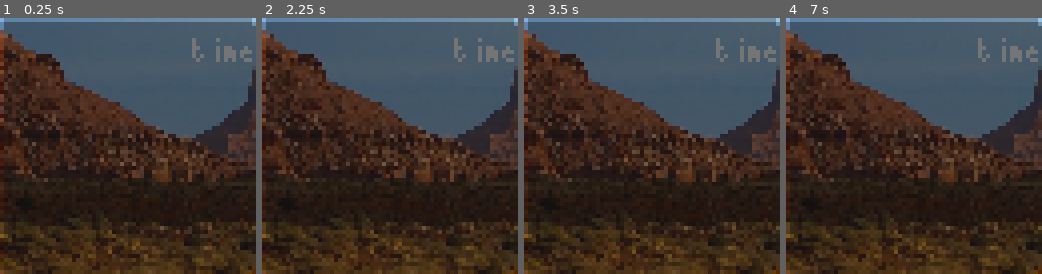
Above: before the commit, frames 1-4 (left to right).
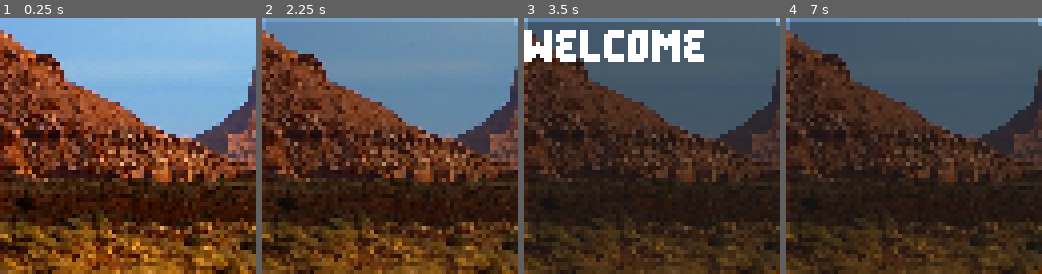
Above: after the commit, the same moments.

Repository: SnekOfSpice/lowrezjam-2025-2
Game: Godot game, scene res://main_menu.tscn
The game is run twice, just before and just after one commit, with the same random seed, the same clock (stepped at 60 frames per second) and the same inputs.
Inputs (mouse positions are in pixels of both pictures, inside the frame that each line leads up to):
- Up to frame 1 (0.25 s): no input
- Up to frame 2 (2.25 s): tap Enter at 0.5, 2 s; move the mouse to (446, 133) at 0.52 s; tap Space at 1.25 s; move the mouse to (338, 158) at 1.27 s; move the mouse to (415, 89) at 2.02 s
- Up to frame 3 (3.5 s): move the mouse to (639, 197) at 2.77 s
- Up to frame 4 (7 s): tap Space at 3.5, 5 s; move the mouse to (990, 184) at 3.52 s; tap Enter at 4.25 s; move the mouse to (837, 107) at 4.27 s; move the mouse to (926, 146) at 5.02 s; move the mouse to (875, 82) at 5.77 s; move the mouse to (970, 133) at 6.52 s

The runs differ from the first frame. In frame 1, 78% of the frame differs, in the area x 0-100%, y 0-100%; in frame 2, 61%; in frame 3, 6.1%; in frame 4, 0.7%.
Error before the commit: Parse Error: Identifier "LEVELS" not declared in the current scope. (res://main.gd:52)

Commit message:
just like a bunch of shit jdfhbgdf

Diff:
--- a/bgnoise.gdshader
+++ b/bgnoise.gdshader
@@ -1,35 +1,157 @@
 shader_type canvas_item;
+//https://godotshaders.com/shader/protean-clouds-2/
+#define iTime TIME
+#define fragColor COLOR
+#define iResolution 1.0/SCREEN_PIXEL_SIZE
 
-uniform float intensity : hint_range(0.0, 1.0, 0.01) = 0.0;
-uniform float intensity_floor : hint_range(0.0, 1.0, 0.01) = 0.0;
-uniform float intensity_ceil : hint_range(0.0, 1.0, 0.01) = 0.0;
-uniform float pulse_speed = 30.0;
-uniform sampler2D screen_texture : hint_screen_texture, repeat_disable, filter_nearest;
+uniform vec2 disp_ = vec2(0.5);
+uniform float speed : hint_range(0.0, 20.0, 0.1) = 3.0;
+uniform vec3 color1 = vec3(0.005,.045,.075);
+uniform vec3 color2 = vec3(0.033,0.07,0.03);
+// Protean clouds by nimitz (twitter: @stormoid)
+// https://www.shadertoy.com/view/3l23Rh
+// License Creative Commons Attribution-NonCommercial-ShareAlike 3.0 Unported License
+// Contact the author for other licensing options
 
-vec3 hash(vec3 p)
+/*
+	Technical details:
+
+	The main volume noise is generated from a deformed periodic grid, which can produce
+	a large range of noise-like patterns at very cheap evalutation cost. Allowing for multiple
+	fetches of volume gradient computation for improved lighting.
+
+	To further accelerate marching, since the volume is smooth, more than half the the density
+	information isn't used to rendering or shading but only as an underlying volume	distance to
+	determine dynamic step size, by carefully selecting an equation	(polynomial for speed) to
+	step as a function of overall density (not necessarily rendered) the visual results can be
+	the	same as a naive implementation with ~40% increase in rendering performance.
+
+	Since the dynamic marching step size is even less uniform due to steps not being rendered at all
+	the fog is evaluated as the difference of the fog integral at each rendered step.
+
+*/
+uniform mat3 m3 = mat3(vec3(0.65, 1.12, -1.43), vec3(-1.75, 0.65, -0.3), vec3(0.3, 1.4, 1.22));
+
+mat2 rot(in float a){float c = cos(a), s = sin(a);return mat2(vec2(c,s),vec2(-s,c));}
+float mag2(vec2 p){return dot(p,p);}
+float linstep(in float mn, in float mx, in float x){ return clamp((x - mn)/(mx - mn), 0., 1.); }
+
+
+
+vec2 disp(float t){ return vec2(sin(t*0.22)*1., cos(t*0.175)*1.)*2.; }
+
+vec2 map(vec3 p, float prm1, vec2 bsMo)
 {
-    p = vec3(dot(p, vec3(127.1, 311.7, 74.7)), dot(p, vec3(269.5,183.3,246.1)), dot(p, vec3(113.5, 271.9, 124.6)));
-    p = fract(sin(p) * 43758.5453123);
-    return p;
+    vec3 p2 = p;
+    p2.xy -= disp(p.z).xy;
+    p.xy *= rot(sin(p.z+iTime)*(0.1 + prm1*0.05) + iTime*0.09);
+    float cl = mag2(p2.xy);
+    float d = 0.;
+    p *= .61;
+    float z = 1.;
+    float trk = 1.;
+    float dspAmp = 0.1 + prm1*0.2;
+    for(int i = 0; i < 5; i++)
+    {
+		p += sin(p.zxy*0.75*trk + iTime*trk*.8)*dspAmp;
+        d -= abs(dot(cos(p), sin(p.yzx))*z);
+        z *= 0.57;
+        trk *= 1.4;
+        p = p*m3;
+    }
+    d = abs(d + prm1*3.)+ prm1*.3 - 2.5 + bsMo.y;
+    return vec2(d + cl*.2 + 0.25, cl);
 }
 
-float pulse(float offset) {
-	return clamp((sin(TIME * pulse_speed) + 1.0 + offset) / 2.0, 0.0, 1.0);
+vec4 render( in vec3 ro, in vec3 rd, float time, float prm1, vec2 bsMo )
+{
+	vec4 rez = vec4(0.);
+    const float ldst = 8.;
+	vec3 lpos = vec3(disp(time + ldst)*0.5, time + ldst);
+	float t = 1.5;
+	float fogT = 0.;
+	for(int i=0; i<130; i++)
+	{
+		if(rez.a > 0.99)break;
+
+		vec3 pos = ro + t*rd;
+        vec2 mpv = map(pos, prm1, bsMo);
+		float den = clamp(mpv.x-0.3,0.,1.)*1.12;
+		float dn = clamp((mpv.x + 2.),0.,3.);
+
+		vec4 col = vec4(0.);
+        if (mpv.x > 0.6)
+        {
+
+            col = vec4(sin(vec3(5.,0.4,0.2) + mpv.y*0.1 +sin(pos.z*0.4)*0.5 + 1.8)*0.5 + 0.5,0.08);
+            col *= den*den*den;
+			col.rgb *= linstep(4.,-2.5, mpv.x)*2.3;
+            float dif =  clamp((den - map(pos+.8, prm1, bsMo).x)/9., 0.001, 1. );
+            dif += clamp((den - map(pos+.35, prm1, bsMo).x)/2.5, 0.001, 1. );
+            col.xyz *= den*(color1 + 1.5*color2*dif);
+        }
+
+		float fogC = exp(t*0.2 - 2.2);
+		col.rgba += vec4(0.06,0.11,0.11, 0.1)*clamp(fogC-fogT, 0., 1.);
+		fogT = fogC;
+		rez = rez + col*(1. - rez.a);
+		t += clamp(0.5 - dn*dn*.05, 0.09, 0.3);
+	}
+	return clamp(rez, 0.0, 1.0);
 }
 
-void fragment() {
-	vec3 base_color = texture(screen_texture, UV).rgb;
-	vec3 base_noise_color = hash(base_color);
-
-	vec3 clamped_color = mix(base_color, base_noise_color, clamp(intensity * pulse(intensity_floor), intensity_floor, intensity_ceil));
-	//clamped_color = hash(clamped_color);
-	//base_noise_color = mix(base_color, clamped_color, clamp(intensity * pulse(0.0), intensity_floor, intensity_ceil));
-	//base_noise_color = hash(base_noise_color);
-
-	COLOR.rgb = clamped_color;
+float getsat(vec3 c)
+{
+    float mi = min(min(c.x, c.y), c.z);
+    float ma = max(max(c.x, c.y), c.z);
+    return (ma - mi)/(ma+ 1e-7);
 }
 
-//void light() {
-//	// Called for every pixel for every light affecting the CanvasItem.
-//	// Uncomment to replace the default light processing function with this one.
-//}
+//from my "Will it blend" shader (https://www.shadertoy.com/view/lsdGzN)
+vec3 iLerp(in vec3 a, in vec3 b, in float x)
+{
+    vec3 ic = mix(a, b, x) + vec3(1e-6,0.,0.);
+    float sd = abs(getsat(ic) - mix(getsat(a), getsat(b), x));
+    vec3 dir = normalize(vec3(2.*ic.x - ic.y - ic.z, 2.*ic.y - ic.x - ic.z, 2.*ic.z - ic.y - ic.x));
+    float lgt = dot(vec3(1.0), ic);
+    float ff = dot(dir, normalize(ic));
+    ic += 1.5*dir*sd*ff*lgt;
+    return clamp(ic,0.,1.);
+}
+
+void fragment()
+{
+	float prm1 = 0.;
+	vec2 bsMo = vec2(0);
+	vec2 q = SCREEN_UV;
+    vec2 p = q - 0.5;
+    bsMo = q - disp_;
+
+    float time = iTime*speed;
+    vec3 ro = vec3(0,0,time);
+
+    ro += vec3(sin(iTime)*0.5,sin(iTime*1.)*0.,0);
+
+    float dspAmp = .85;
+    ro.xy += disp(ro.z)*dspAmp;
+    float tgtDst = 3.5;
+
+    vec3 target = normalize(ro - vec3(disp(time + tgtDst)*dspAmp, time + tgtDst));
+    ro.x -= bsMo.x*2.;
+    vec3 rightdir = normalize(cross(target, vec3(0,1,0)));
+    vec3 updir = normalize(cross(rightdir, target));
+    rightdir = normalize(cross(updir, target));
+	vec3 rd=normalize((p.x*rightdir + p.y*updir)*1. - target);
+    rd.xy *= rot(-disp(time + 3.5).x*0.2 + bsMo.x);
+    prm1 = smoothstep(-0.4, 0.4,sin(iTime*0.3));
+	vec4 scn = render(ro, rd, time, prm1, bsMo);
+
+    vec3 col = scn.rgb;
+    col = iLerp(col.bgr, col.rgb, clamp(1.-prm1,0.05,1.));
+
+    col = pow(col, vec3(.55,0.65,0.6))*vec3(1.,.97,.9);
+
+    col *= pow( 16.0*q.x*q.y*(1.0-q.x)*(1.0-q.y), 0.12)*0.7+0.3; //Vign
+
+	fragColor = vec4( col, fragColor.a );
+}
--- /dev/null
+++ b/default_bus_layout.tres
@@ -0,0 +1,15 @@
+[gd_resource type="AudioBusLayout" format=3 uid="uid://bdsfq3w0gjnpe"]
+
+[resource]
+bus/1/name = &"Music"
+bus/1/solo = false
+bus/1/mute = false
+bus/1/bypass_fx = false
+bus/1/volume_db = 0.0
+bus/1/send = &"Master"
+bus/2/name = &"SFX"
+bus/2/solo = false
+bus/2/mute = false
+bus/2/bypass_fx = false
+bus/2/volume_db = 0.0
+bus/2/send = &"Master"
--- a/game/autoload/sound.gd
+++ b/game/autoload/sound.gd
@@ -1,17 +1,24 @@
 extends Node
 
 func _ready() -> void:
+	# order matters
+	set_noise(0)
 	set_fx_ratio(0)
-	set_noise(false)
+	set_muted(false)
 
 func set_fx_ratio(ratio:float):
+	$BGMNoFX.volume_linear = 1.0 - ratio
 	$BGMFX.volume_linear = ratio
-	$BGMNoFX.volume_linear = 1.0 - ratio
+	$Noise.volume_linear = 0
 
-func set_noise(enabled:bool):
-	$BGMFX.stream_paused = enabled
-	$BGMNoFX.stream_paused = enabled
-	$Noise.stream_paused = not enabled
+func set_noise(ratio:float):
+	$BGMNoFX.volume_linear = 0
+	$BGMFX.volume_linear = 1.0 - ratio
+	$Noise.volume_linear = ratio
+
+func set_muted(muted:bool):
+	var music_bus_index := AudioServer.get_bus_index("Music")
+	AudioServer.set_bus_volume_linear(music_bus_index, 0 if muted else 1)
 
 func play_sfx(file_name:String):
 	var path := str("res://game/sound/sfx/", file_name, ".ogg")
@@ -24,3 +31,4 @@
 	player.play()
 	player.pitch_scale = randf_range(0.57, (1.0 / 0.75))
 	player.finished.connect(player.queue_free)
+	player.bus = "SFX"
--- a/game/autoload/sound.tscn
+++ b/game/autoload/sound.tscn
@@ -3,7 +3,7 @@
 [ext_resource type="Script" uid="uid://cxbndtxceyyiu" path="res://game/autoload/sound.gd" id="1_fknwr"]
 [ext_resource type="AudioStream" uid="uid://brflu5rtiea77" path="res://game/sound/music/Low rez game jam v3 Final No FX.ogg" id="2_5tt2k"]
 [ext_resource type="AudioStream" uid="uid://d3mxsnutfoamp" path="res://game/sound/music/Low rez game jam v3 fx 2025-08-16 0019.ogg" id="3_pic72"]
-[ext_resource type="AudioStream" uid="uid://c6p2ku6nudgq6" path="res://game/sound/music/noise1.ogg" id="4_ugqv7"]
+[ext_resource type="AudioStream" uid="uid://dchs3c2e1larv" path="res://game/sound/music/Noise 2.ogg" id="4_5tt2k"]
 
 [node name="Sound" type="Node"]
 script = ExtResource("1_fknwr")
@@ -17,5 +17,5 @@
 autoplay = true
 
 [node name="Noise" type="AudioStreamPlayer" parent="."]
-stream = ExtResource("4_ugqv7")
+stream = ExtResource("4_5tt2k")
 autoplay = true
--- a/main.gd
+++ b/main.gd
@@ -1,4 +1,6 @@
 extends Node2D
+
+
 
 # optional array of lines to show at the start of the level
 const LORE := {
@@ -17,6 +19,11 @@
 
 ## used for dev purposes
 @export var skip_notifications := false
+@export_group("Story BGM progression")
+@export var fx_start_level : int
+@export var fx_end_level : int
+@export var noise_start_level : int
+@export var noise_end_level : int
 
 var level : String
 var level_counter := 0
@@ -46,19 +53,40 @@
 		GameMode.Mode.TimeAttack:
 			welcome_messages = ["time attack"]
 			level_counter = randi_range(0, GameMode.highest_unlocked_level)
+	set_background(level_counter)
 	notify(welcome_messages, 2, place_level.bind(level_counter))
 
+func set_background(index:int):
+	var level_name : String = GameMode.LEVELS[index]
+	$Background.texture = load("res://game/levels/%s/background.png" % level_name)
+
+	var noise_tex_path := "res://game/levels/%s/noise.png" % level_name
+	if ResourceLoader.exists(noise_tex_path):
+		$NoiseLayer.visible = true
+		%NoiseTex.texture = load(noise_tex_path)
+	else:
+		$NoiseLayer.visible = false
+
 func place_level(number:int):
-	if number >= LEVELS.size():
-		push_warning("Tried starting level %s but we only have %s levels" % [number, LEVELS.size()])
-		return
+	if number >= GameMode.LEVELS.size():
+		push_warning("Tried starting level %s but we only have %s levels" % [number, GameMode.LEVELS.size()])
+		return
+
+	if GameMode.mode == GameMode.Mode.Story:
+		var fx_ratio := float(number - fx_start_level + 1) / float(fx_end_level - fx_start_level + 1)
+		fx_ratio = clampf(fx_ratio, 0, 1)
+		Sound.set_fx_ratio(fx_ratio)
+		var noise_ratio := float(number - noise_start_level + 1) / float(noise_end_level - noise_start_level + 1)
+		noise_ratio = clampf(noise_ratio, 0, 1)
+		Sound.set_noise(noise_ratio)
+		Sound.set_muted(number >= GameMode.LEVELS.size() - 1)
 
 	for child in %LevelContainer.get_children():
 		child.queue_free()
 	for child in %Paint.get_children():
 		child.queue_free()
 
-	var level_name : String = LEVELS[number]
+	var level_name : String = GameMode.LEVELS[number]
 	var level_path := "res://game/levels/%s/%s.tscn" % [level_name, level_name]
 	var stencil : Stencil = load(level_path).instantiate()
 	%LevelContainer.add_child(stencil)
@@ -66,7 +94,7 @@
 	stencil.start_level.connect(on_stencil_start_level)
 	stencil.entered_pixel.connect(on_stencil_pixel_entered)
 
-	$Background.texture = load("res://game/levels/%s/background.png" % level_name)
+	set_background(number)
 
 	goal_pixels.clear()
 	pixel_tracker.clear()
@@ -219,7 +247,7 @@
 func start_next_level():
 	if GameMode.mode == GameMode.Mode.Story:
 		level_counter += 1
-		if level_counter >= LEVELS.size():
+		if level_counter >= GameMode.LEVELS.size():
 			notify(
 				["perhaps I should leave this place too"
 				]
--- a/main.tscn
+++ b/main.tscn
@@ -1,17 +1,19 @@
-[gd_scene load_steps=8 format=3 uid="uid://cc35ked1dq50k"]
+[gd_scene load_steps=9 format=3 uid="uid://cc35ked1dq50k"]
 
 [ext_resource type="Script" uid="uid://bwrth7h78aucm" path="res://main.gd" id="1_ig7tw"]
 [ext_resource type="Shader" uid="uid://b6t3ll4m4q4uk" path="res://game/src/stencil/stencils/track.gdshader" id="2_0xm2m"]
 [ext_resource type="Texture2D" uid="uid://hipo1eavkdlk" path="res://game/levels/utah/background.png" id="2_1bvp3"]
 [ext_resource type="Theme" uid="uid://bghv3g1d34qho" path="res://game/visuals/theme.tres" id="2_h2yge"]
+[ext_resource type="Texture2D" uid="uid://c3sxophcbretl" path="res://game/levels/dak ya rice fields/noise.png" id="4_7mycd"]
 [ext_resource type="Shader" uid="uid://dgcq6pbm68730" path="res://bgnoise.gdshader" id="5_lquwl"]
 
 [sub_resource type="ShaderMaterial" id="ShaderMaterial_7mycd"]
 shader = ExtResource("5_lquwl")
-shader_parameter/intensity = 0.61
-shader_parameter/intensity_floor = 0.19
-shader_parameter/intensity_ceil = 0.72
-shader_parameter/pulse_speed = 6.91
+shader_parameter/disp_ = Vector2(0.5, 0.5)
+shader_parameter/speed = 3.0
+shader_parameter/color1 = Vector3(0.005, 0.045, 0.075)
+shader_parameter/color2 = Vector3(0.033, 0.07, 0.03)
+shader_parameter/m3 = Basis(0.65, 1.12, -1.43, -1.75, 0.65, -0.3, 0.3, 1.4, 1.22)
 
 [sub_resource type="ShaderMaterial" id="ShaderMaterial_h2yge"]
 shader = ExtResource("2_0xm2m")
@@ -21,6 +23,10 @@
 
 [node name="Main" type="Node2D"]
 script = ExtResource("1_ig7tw")
+fx_start_level = 14
+fx_end_level = 16
+noise_start_level = 22
+noise_end_level = 23
 
 [node name="Background" type="Sprite2D" parent="."]
 texture = ExtResource("2_1bvp3")
@@ -31,15 +37,16 @@
 position = Vector2(32, 32)
 
 [node name="NoiseLayer" type="CanvasLayer" parent="."]
-visible = false
 
-[node name="ColorRect" type="ColorRect" parent="NoiseLayer"]
+[node name="NoiseTex" type="TextureRect" parent="NoiseLayer"]
+unique_name_in_owner = true
 material = SubResource("ShaderMaterial_7mycd")
 anchors_preset = 15
 anchor_right = 1.0
 anchor_bottom = 1.0
 grow_horizontal = 2
 grow_vertical = 2
+texture = ExtResource("4_7mycd")
 
 [node name="UILayer" type="CanvasLayer" parent="."]
 
--- a/main_menu.gd
+++ b/main_menu.gd
@@ -1,8 +1,10 @@
 extends Control
 
 func _ready() -> void:
+	# order matters
+	Sound.set_noise(0)
 	Sound.set_fx_ratio(0)
-	Sound.set_noise(false)
+	Sound.set_muted(false)
 	if GameMode.highest_unlocked_level == 0:
 		call_deferred("start_story_mode")
 
--- a/main_menu.tscn
+++ b/main_menu.tscn
@@ -1,8 +1,12 @@
-[gd_scene load_steps=4 format=3 uid="uid://ch0qvj87mb78g"]
+[gd_scene load_steps=6 format=3 uid="uid://ch0qvj87mb78g"]
 
 [ext_resource type="Theme" uid="uid://bghv3g1d34qho" path="res://game/visuals/theme.tres" id="1_fu7sn"]
 [ext_resource type="Script" uid="uid://c1hqgjooku3lm" path="res://main_menu.gd" id="2_jix8l"]
 [ext_resource type="PackedScene" uid="uid://bjsrfmb5f421o" path="res://menu_button.tscn" id="3_glbon"]
+[ext_resource type="FontFile" uid="uid://ba08p5og3y6dn" path="res://game/visuals/font/ciceronesans.ttf" id="3_jix8l"]
+
+[sub_resource type="FontVariation" id="FontVariation_glbon"]
+base_font = ExtResource("3_jix8l")
 
 [node name="MainMenu" type="Control"]
 layout_mode = 3
@@ -31,6 +35,16 @@
 grow_horizontal = 2
 grow_vertical = 2
 
+[node name="Label" type="Label" parent="VBoxContainer"]
+layout_mode = 2
+size_flags_vertical = 0
+theme_override_constants/line_spacing = -3
+theme_override_fonts/font = SubResource("FontVariation_glbon")
+text = "Illa
+quae
+tion"
+horizontal_alignment = 1
+
 [node name="MarginContainer" type="MarginContainer" parent="VBoxContainer"]
 layout_mode = 2
 
--- a/menu_button.gd
+++ b/menu_button.gd
@@ -16,6 +16,7 @@
 		if %ProgressBar.value == %ProgressBar.max_value and not called:
 			called = true
 			callable_target_on_selection.call(callable_on_selection)
+			Sound.play_sfx("success")
 
 func _on_mouse_entered() -> void:
 	is_mouse_in = true
Not shown, changed: game/sound/music/Low rez game jam v3 Final No FX.ogg.import
Not shown, changed: game/sound/music/Low rez game jam v3 fx 2025-08-16 0019.ogg.import
Not shown, added: game/sound/music/Noise 2.ogg.import
Not shown, changed: game/sound/music/noise1.ogg.import
Not shown, added: game/sound/sfx/success.ogg.import
Not shown, added: game/sound/sfx/success.wav.import
Not shown, added: game/sound/music/Noise 2.ogg
Not shown, added: game/sound/sfx/success.ogg
Not shown, added: game/sound/sfx/success.wav
Not shown, added: game/sound/sfx/success.wav.asd
